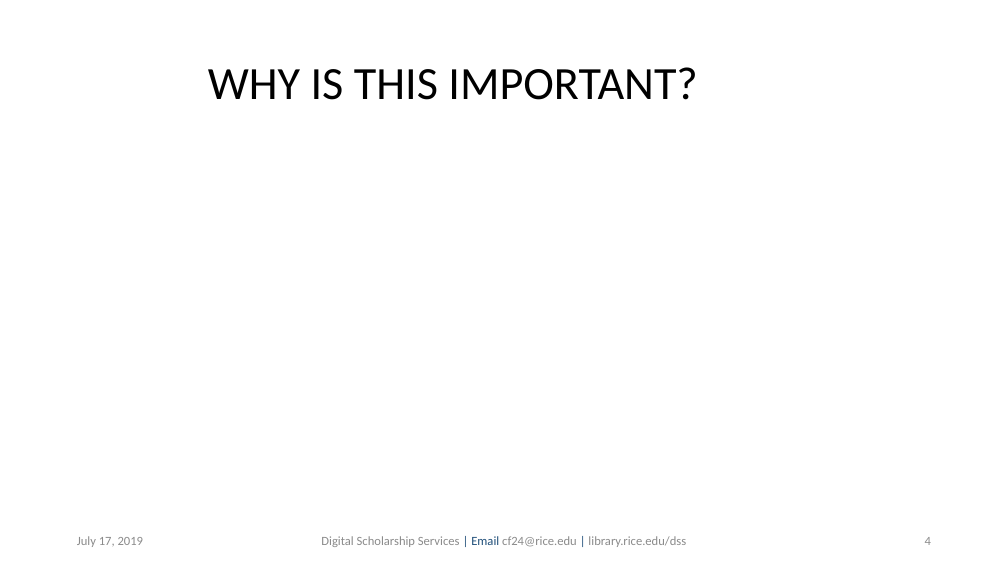
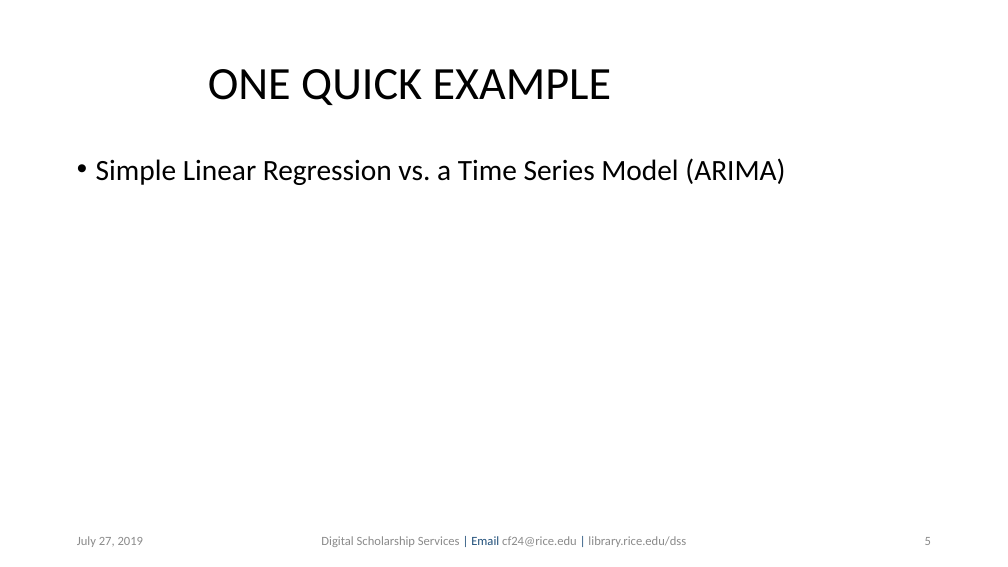
Before and after one commit to bakitybacon/rice-data-and-donuts, a slide deck: slide 5 of tsa/Introduction to Time Series Analysis.pptx (slide 4 before the commit). Drawn at 1008x567 pixels with LibreOffice and Linux fonts; fonts in the diff are those of the drawing; background and template pictures are left out. Boxes give left, top, right and bottom in pixels: in the first picture for what was removed or moved away, otherwise in the second. Text is boxed around its words. In the diff, an @@ line names an element or a change of style, - is before the commit and + after.

```diff
--- a/tsa/Introduction to Time Series Analysis.pptx
+++ b/tsa/Introduction to Time Series Analysis.pptx
@@ title at <box>208,69,611,105</box>: text changed @@
-WHY IS THIS IMPORTANT?
+ONE QUICK EXAMPLE
@@ text added at <box>96,158,785,185</box>, 28 pt, text #000000 @@
+• Simple Linear Regression vs. a Time Series Model (ARIMA)
@@ text at <box>77,536,144,547</box>: text changed @@
-July 17, 2019
+July 27, 2019
@@ page number at <box>925,537,931,545</box>: text changed @@
-4
+5
```
Also in this commit, not shown: 18 other slides changed, 1 slide added, 1 other file.
